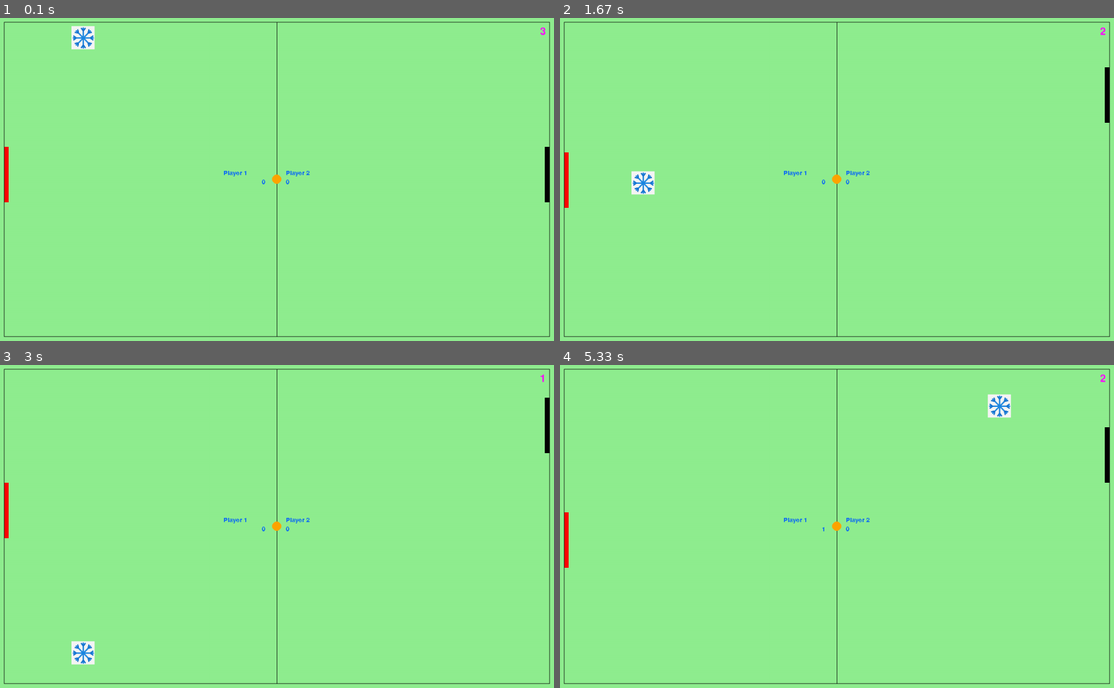
Above: before the commit, frames 1-4 (two rows, left to right).
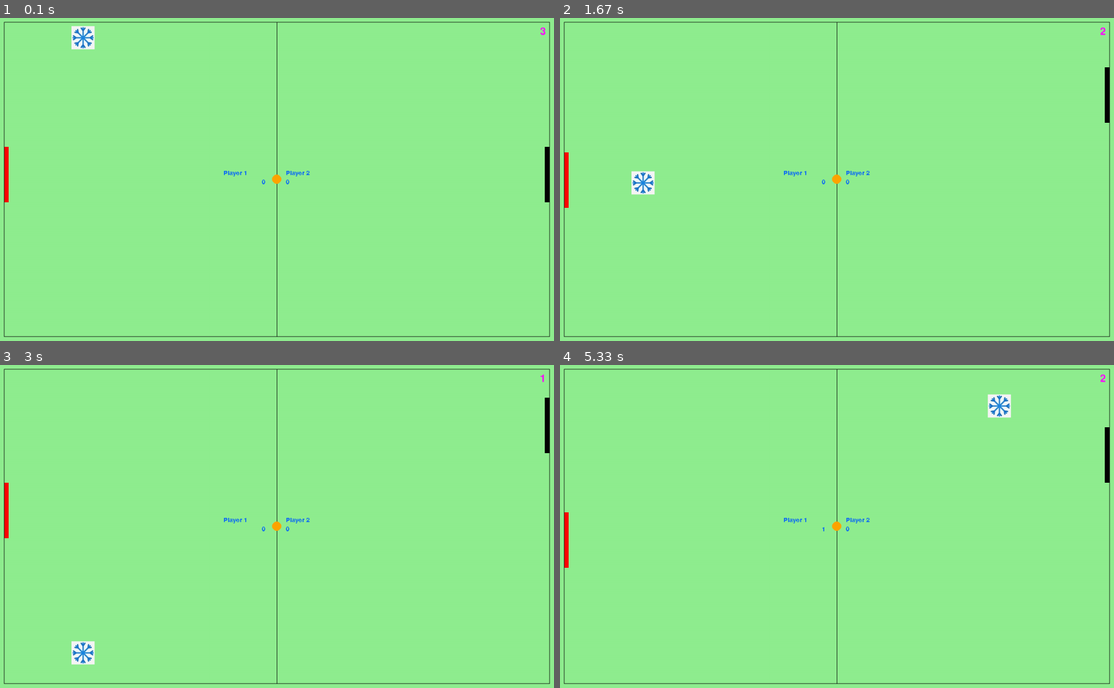
Above: after the commit, the same moments.

Repository: irfanrasheedkc/Pygame_Horizon
Game: pygame game, started from 2p.py
The game is run twice, just before and just after one commit, with the same random seed, the same clock (stepped at 60 frames per second) and the same inputs.
Inputs:
- Up to frame 1 (0.1 s): no input
- Up to frame 2 (1.67 s): hold Up 0.33-0.8 s; hold Down 0.83-1.13 s; hold S 0.83-1.13 s; hold Up 1.17-1.53 s; hold W 1.17-1.53 s; hold Down from 1.57 s (still down); hold S from 1.57 s (still down)
- Up to frame 3 (3 s): release Down at 1.93 s; release S at 1.93 s; hold Up 1.97-2.27 s; hold W 1.97-2.27 s; hold Down 2.3-2.6 s; hold S 2.3-2.6 s; hold Up from 2.63 s (still down); hold W from 2.63 s (still down)
- Up to frame 4 (5.33 s): release Up at 3 s; release W at 3 s; hold Down 3.03-3.4 s; hold S 3.03-3.4 s; hold Up 3.43-3.73 s; hold W 3.43-3.73 s; hold Down 3.77-4.07 s; hold S 3.77-4.07 s; hold Up 4.1-4.47 s; hold W 4.1-4.47 s; hold Down 4.5-4.87 s; hold S 4.5-4.87 s; hold Up 4.9-5.2 s; hold W 4.9-5.2 s; hold Down from 5.23 s (still down); hold S from 5.23 s (still down)

The runs differ from the first frame. In frame 1, less than 0.1% of the frame differs, in the area x 13-18%, y 2-10%; in frame 2, less than 0.1%; in frame 3, less than 0.1%; in frame 4, less than 0.1%, in the area x 77-82%, y 9-17%.

Commit message:
Freezing paddle on colliding with ice

Diff:
--- a/2p.py
+++ b/2p.py
@@ -1,6 +1,7 @@
 #import pygame library
 import pygame,sys,random,math,os
 from tkinter import messagebox
+pygame.init()
 
 #player animation
 def playeranimation():
@@ -118,7 +119,7 @@
 
 pygame.mixer.pre_init(44100,-16,2,512)
 
-pygame.init()
+
 
 clock=pygame.time.Clock()
 
@@ -193,6 +194,8 @@
 pongsound=pygame.mixer.Sound("./media/sounds/pong.wav")
 scoresound=pygame.mixer.Sound("./media/sounds/score.wav")
 
+player1_frozen = False
+player2_frozen = False
 
 #run the window
 while True:
@@ -204,28 +207,56 @@
             # messagebox.showinfo("Message","THANK YOU FOR PLAYING")
             pygame.quit()
 
-        #configuring buttons
-        if event.type==pygame.KEYDOWN:
-            if event.key==pygame.K_s:
-                player1speed+=speed
-            if event.key==pygame.K_w:
-                player1speed-=speed
-        if event.type==pygame.KEYUP:
-            if event.key==pygame.K_s:
-                player1speed-=speed
-            if event.key==pygame.K_w:
-                player1speed+=speed
-
-        if event.type==pygame.KEYDOWN:
-            if event.key==pygame.K_DOWN:
-                player2speed+=speed
-            if event.key==pygame.K_UP:
-                player2speed-=speed
-        if event.type==pygame.KEYUP:
-            if event.key==pygame.K_DOWN:
-                player2speed-=speed
-            if event.key==pygame.K_UP:
-                player2speed+=speed
+        # if event.type==pygame.KEYDOWN:
+        #     if event.key==pygame.K_s:
+        #         player1speed+=speed
+        #     if event.key==pygame.K_w:
+        #         player1speed-=speed
+        # if event.type==pygame.KEYUP:
+        #     if event.key==pygame.K_s:
+        #         player1speed-=speed
+        #     if event.key==pygame.K_w:
+        #         player1speed+=speed
+
+        # if event.type==pygame.KEYDOWN:
+        #     if event.key==pygame.K_DOWN:
+        #         player2speed+=speed
+        #     if event.key==pygame.K_UP:
+        #         player2speed-=speed
+        # if event.type==pygame.KEYUP:
+        #     if event.key==pygame.K_DOWN:
+        #         player2speed-=speed
+        #     if event.key==pygame.K_UP:
+        #         player2speed+=speed
+
+        if player1_frozen:
+            pass
+        else:
+            #configuring buttons
+            if event.type==pygame.KEYDOWN:
+                if event.key==pygame.K_s:
+                    player1speed+=speed
+                if event.key==pygame.K_w:
+                    player1speed-=speed
+            if event.type==pygame.KEYUP:
+                if event.key==pygame.K_s:
+                    player1speed-=speed
+                if event.key==pygame.K_w:
+                    player1speed+=speed
+
+        if player2_frozen:
+            pass
+        else:
+            if event.type==pygame.KEYDOWN:
+                if event.key==pygame.K_DOWN:
+                    player2speed+=speed
+                if event.key==pygame.K_UP:
+                    player2speed-=speed
+            if event.type==pygame.KEYUP:
+                if event.key==pygame.K_DOWN:
+                    player2speed-=speed
+                if event.key==pygame.K_UP:
+                    player2speed+=speed
 
     player1.y+=player1speed
     player2.y+=player2speed
@@ -233,6 +264,16 @@
     ballanimation()
 
     playeranimation()
+
+    if ball.colliderect(ice):
+        if ballspeedx > 0:
+            # freeze player 1
+            player1_frozen = True
+        else:
+            # freeze player 2
+            player2_frozen = True
+
+
 
     #drawing objects and Lines
     screen.fill(bgcolor)
--- a/tempCodeRunnerFile.py
+++ b/tempCodeRunnerFile.py
@@ -1 +1,28 @@
-flag = 0
+        if player1_frozen:
+            pass
+        else:
+            #configuring buttons
+            if event.type==pygame.KEYDOWN:
+                if event.key==pygame.K_s:
+                    player1speed+=speed
+                if event.key==pygame.K_w:
+                    player1speed-=speed
+            if event.type==pygame.KEYUP:
+                if event.key==pygame.K_s:
+                    player1speed-=speed
+                if event.key==pygame.K_w:
+                    player1speed+=speed
+
+        if player2_frozen:
+            pass
+        else:
+            if event.type==pygame.KEYDOWN:
+                if event.key==pygame.K_DOWN:
+                    player2speed+=speed
+                if event.key==pygame.K_UP:
+                    player2speed-=speed
+            if event.type==pygame.KEYUP:
+                if event.key==pygame.K_DOWN:
+                    player2speed-=speed
+                if event.key==pygame.K_UP:
+                    player2speed+=speed
Binary file changed: media/images/ice.png
